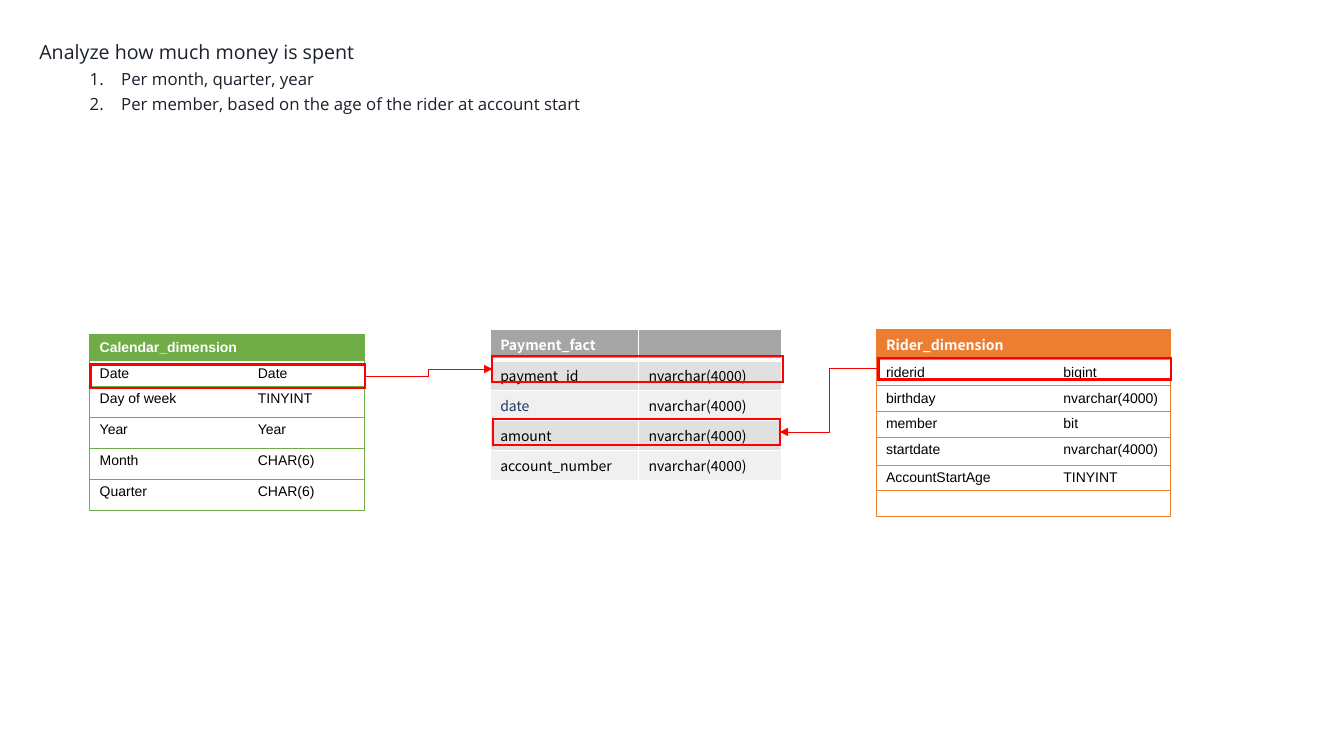
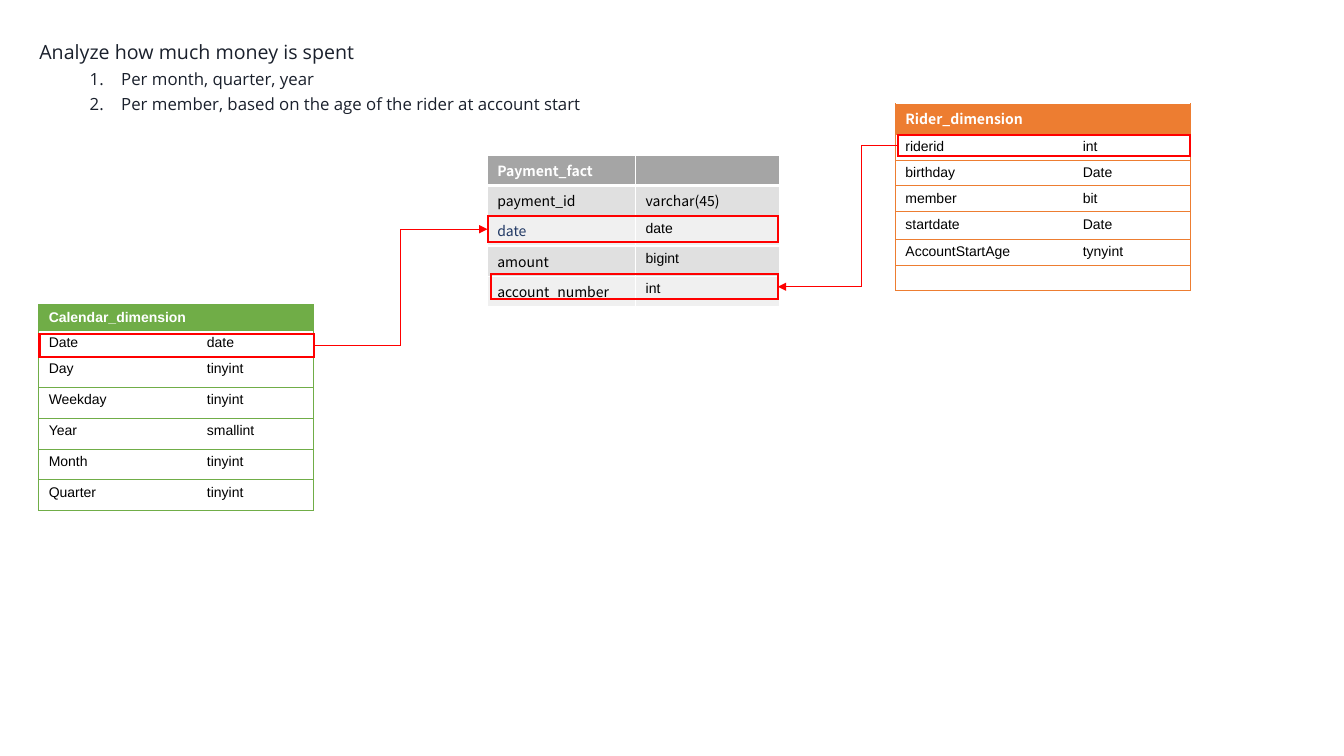
Before and after one commit to fbamuse/Udacity-Data-Engineering-with-Microsoft-Azure, a slide deck: slide 5 of BikeShareDataAnalytics/StarSchemaDesigned .pptx. Drawn at 1344x756 pixels with LibreOffice and Linux fonts; fonts in the diff are those of the drawing. Boxes give left, top, right and bottom in pixels: in the first picture for what was removed or moved away, otherwise in the second. Text is boxed around its words. In the diff, an @@ line names an element or a change of style, - is before the commit and + after.

```diff
--- a/BikeShareDataAnalytics/StarSchemaDesigned .pptx
+++ b/BikeShareDataAnalytics/StarSchemaDesigned .pptx
@@ table: place and size @@
-table at <box>876,330,1171,519</box>
+table at <box>895,104,1190,293</box>
@@ table at <box>895,104,1190,293</box> @@
-row 2, column 2: bigint
+row 2, column 2: int
-row 3, column 2: nvarchar(4000)
+row 3, column 2: Date
-row 5, column 2: nvarchar(4000)
+row 5, column 2: Date
-row 6, column 2: TINYINT
+row 6, column 2: tynyint
@@ elbow arrow added from (898, 146) to (778, 286), #FF0000 0.5 pt @@
@@ rectangle: place and size @@
-rectangle at <box>878,358,1171,379</box>
+rectangle at <box>898,135,1191,156</box>
@@ table added at <box>487,155,778,304</box>, 5 rows, 2 columns @@
+Payment_fact | 
+payment_id | varchar(45)
+date | date
+amount | bigint
+account_number | int
@@ elbow arrow moved from (365, 376) - (493, 369) to (314, 346) - (488, 229) @@
@@ rectangle: place and size @@
-rectangle at <box>493,419,779,445</box>
+rectangle at <box>488,217,779,242</box>
@@ rectangle: place and size @@
-rectangle at <box>493,356,784,381</box>
+rectangle at <box>491,274,777,299</box>
@@ table at <box>38,304,314,513</box> @@
-row 2: Date | Date
-row 3: Day of week | TINYINT
-row 4: Year | Year
-row 5: Month | CHAR(6)
-row 6: Quarter | CHAR(6)
+row 2: Date | date
+row 3: Day | tinyint
+row 4: Weekday | tinyint
+row 5: Year | smallint
+row 6: Month | tinyint
+row 7: Quarter | tinyint
@@ table: place and size @@
-table at <box>90,335,365,512</box>
+table at <box>38,304,314,513</box>
@@ rectangle: place and size @@
-rectangle at <box>91,365,365,388</box>
+rectangle at <box>39,335,314,358</box>
@@ table removed at <box>490,330,781,478</box>, 5 rows, 2 columns @@
-Payment_fact | 
-payment_id | nvarchar(4000)
-date | nvarchar(4000)
-amount | nvarchar(4000)
-account_number | nvarchar(4000)
@@ elbow arrow removed from (878, 369) to (780, 433) @@
```
Also in this commit, not shown: 3 other slides changed, 1 slide added, 2 other files.
